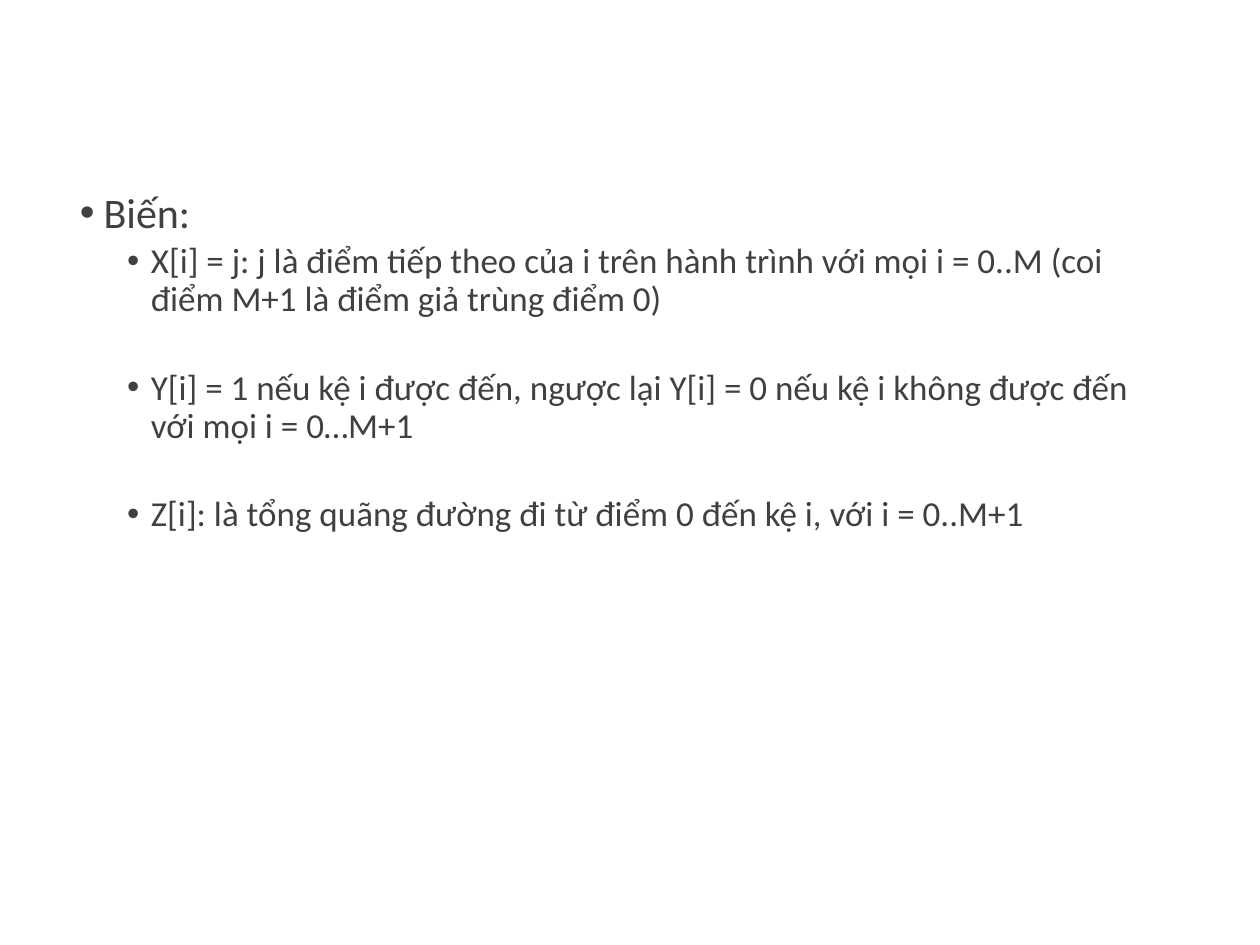
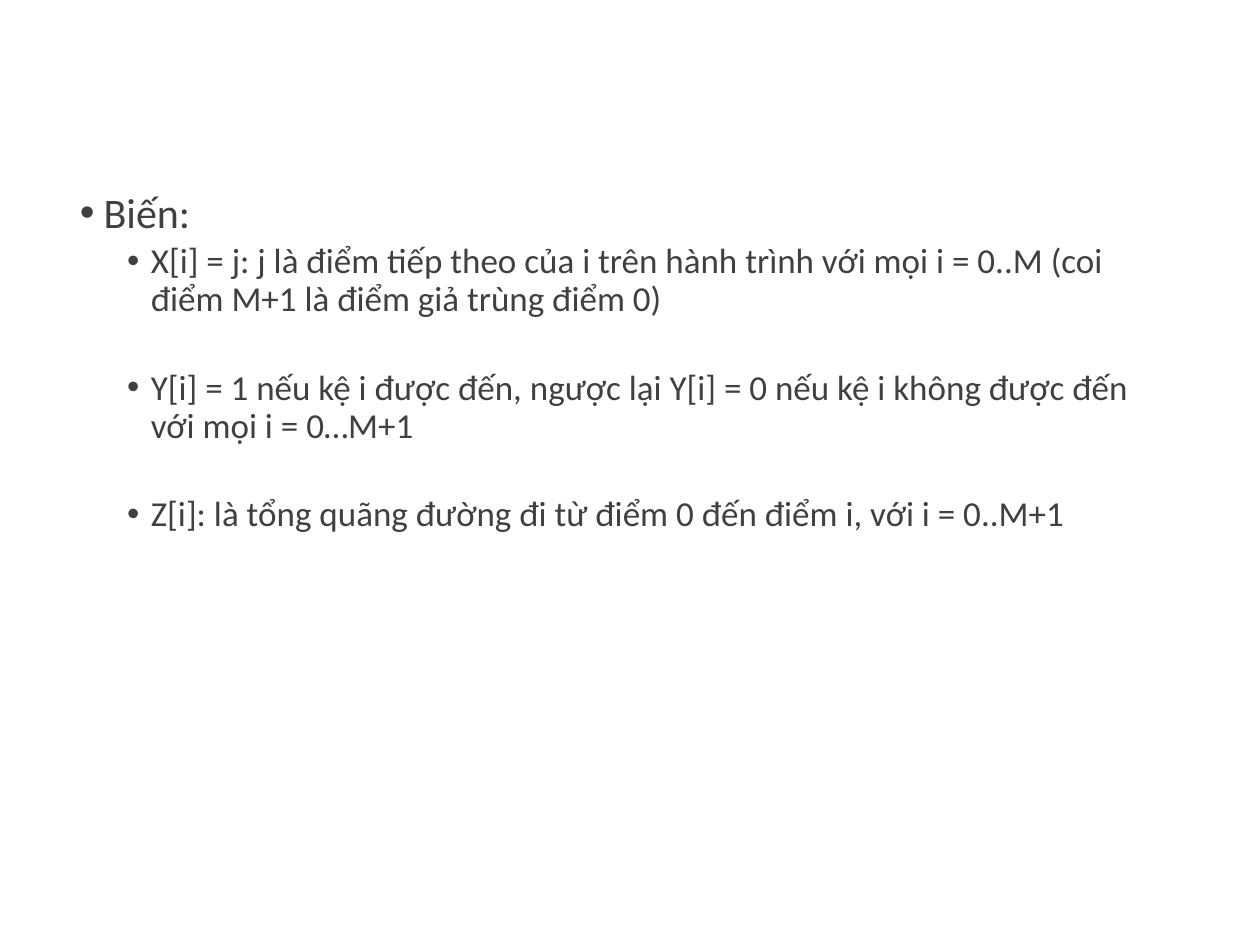
Before and after one commit to doflamingo0/Planning_Optimization, a slide deck: slide 5 of ttlkh.pptx. Drawn at 1260x945 pixels with LibreOffice and Linux fonts; fonts in the diff are those of the drawing; background and template pictures are left out. Boxes give left, top, right and bottom in pixels: in the first picture for what was removed or moved away, otherwise in the second. Text is boxed around its words. In the diff, an @@ line names an element or a change of style, - is before the commit and + after.

```diff
--- a/ttlkh.pptx
+++ b/ttlkh.pptx
@@ text at <box>151,499,1064,532</box>: text changed @@
-  • Z[i]: là tổng quãng đường đi từ điểm 0 đến kệ i, với i = 0..M+1
+  • Z[i]: là tổng quãng đường đi từ điểm 0 đến điểm i, với i = 0..M+1
```
Also in this commit, not shown: 3 other slides changed.
